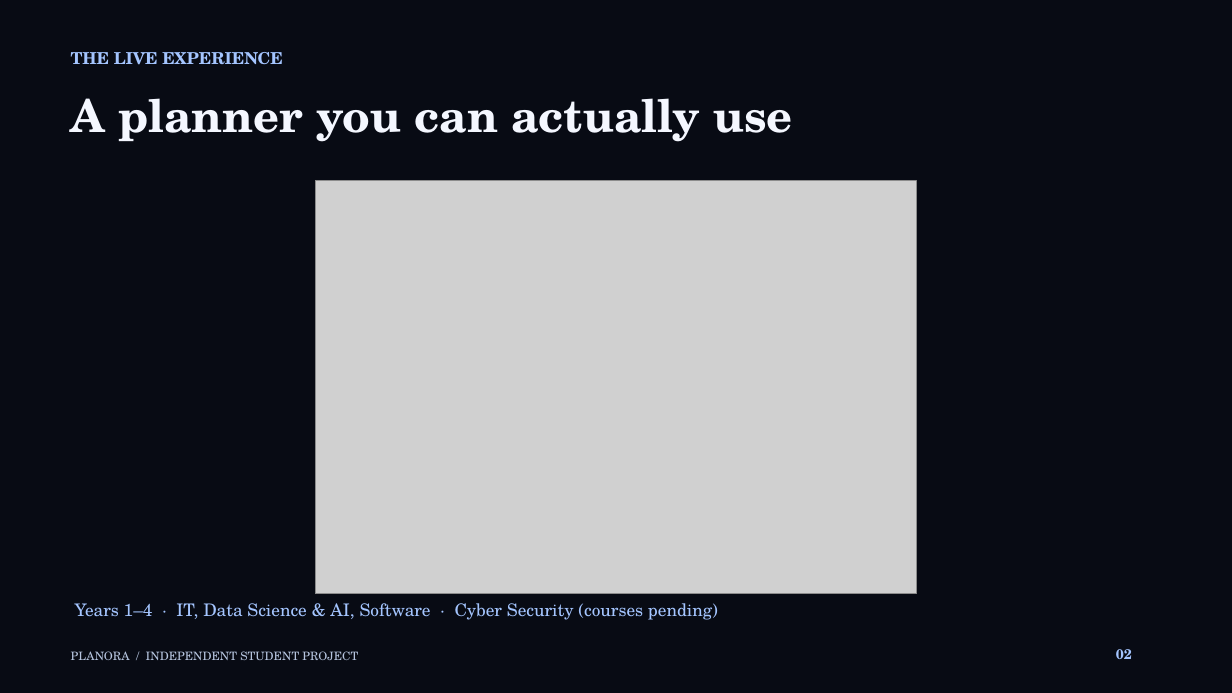
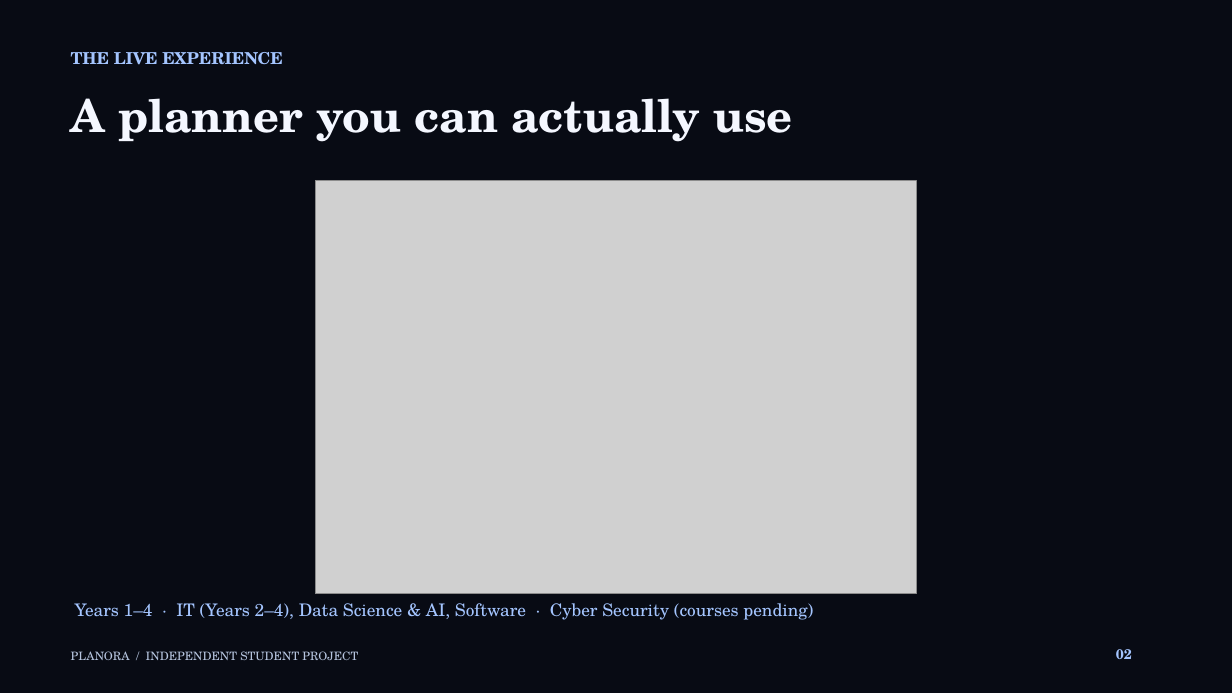
Before and after one commit to Ahmedamir21/Planora, a slide deck: slide 2 of assets/Planora_Overview_2026.pptx. Drawn at 1232x693 pixels with LibreOffice and Linux fonts; fonts in the diff are those of the drawing; grey boxes stand for pictures. Boxes give left, top, right and bottom in pixels: in the first picture for what was removed or moved away, otherwise in the second. Text is boxed around its words. In the diff, an @@ line names an element or a change of style, - is before the commit and + after.

```diff
--- a/assets/Planora_Overview_2026.pptx
+++ b/assets/Planora_Overview_2026.pptx
@@ text at (75, 603, 813, 620): text changed @@
-Years 1–4 · IT, Data Science & AI, Software · Cyber Security (courses pending)
+Years 1–4 · IT (Years 2–4), Data Science & AI, Software · Cyber Security (courses pending)
```
Also in this commit, not shown: 1 other slide changed, 3 other files.
